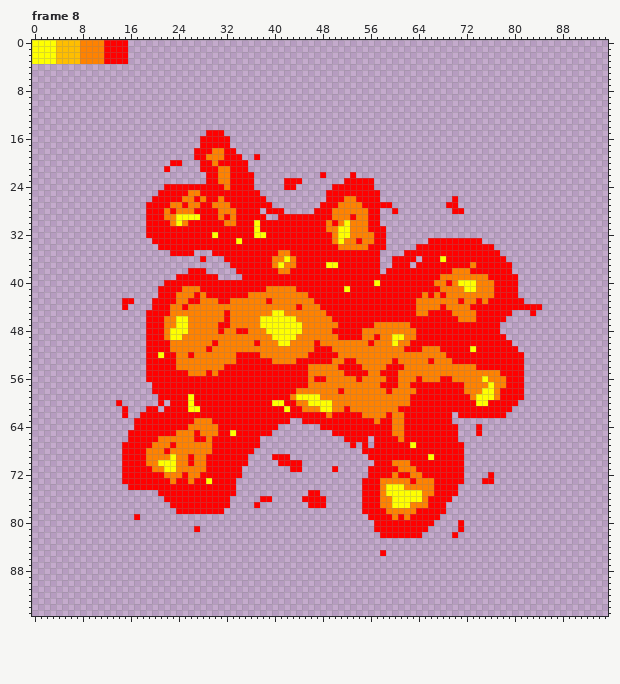
Pixel-art file: New Unity Project/Assets/Entwürfe/ExplosiveBarrel.aseprite. Above: the version before the commit.
96x96 pixels, 8 frames. Shown: frame 8. The commit also changed other frames, which this record leaves out.
The same view after the edit:
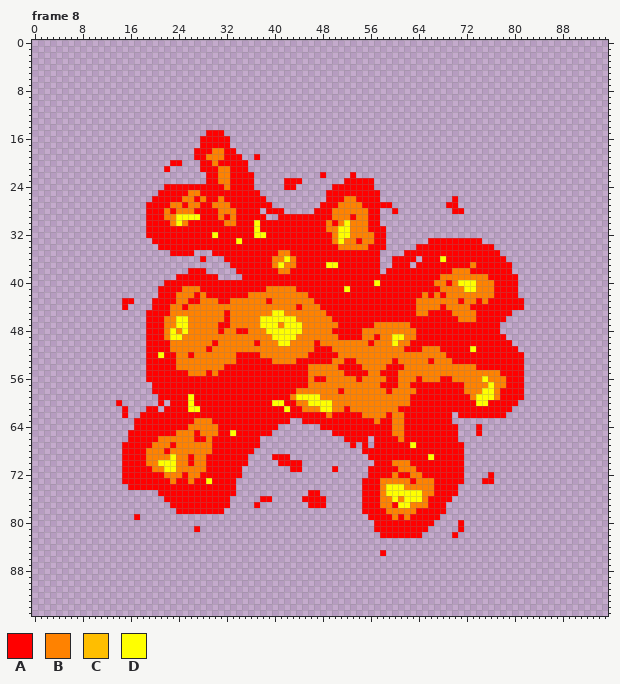
Palette (. is transparent): A #ff0000  B #ff8200  C #ffbe00  D #ffff00
The commit says: Barrel skin replaced / explosion import
The exact change:
Frame 8, layer "Explosion":
Colour D gives way to colour A in row 77 at x 60.
Colour D gives way to colour B in row 47 at x 41; in row 48 at x 24; in row 76 at x 61.
The author cleared colour A in rows 0 to 3 at x 12 to 15; in row 44 at x 82 to 84; in row 45 at x 83.
The author cleared colour B in rows 0 to 3 at x 8 to 11.
The author cleared colour C in rows 0 to 3 at x 4 to 7.
The author cleared colour D in rows 0 to 3 at x 0 to 3.
Where, in picture pixels (left, top, right, bottom), the same in both pictures:
erased: (32, 40, 128, 64)
erased: (524, 304, 542, 316)
changed: (278, 322, 284, 328)
changed: (176, 328, 182, 334)
changed: (392, 496, 404, 508)
